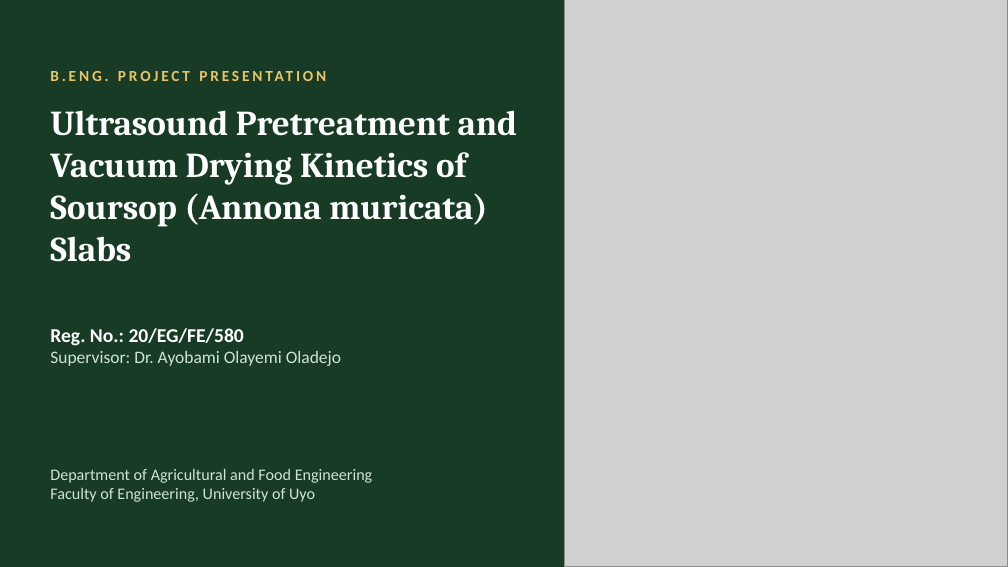
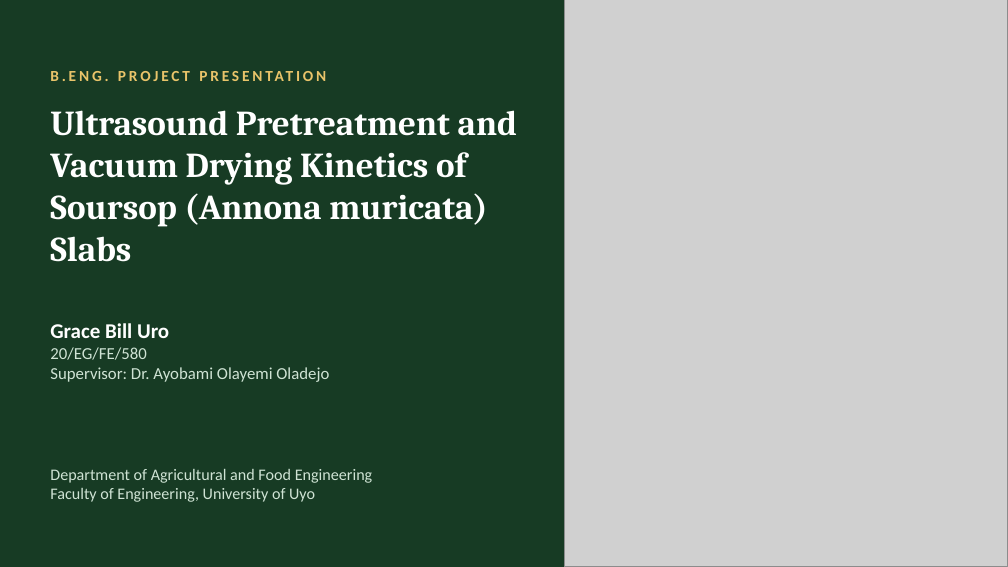
Before and after one commit to BlissNathan1305/turbo-waddle, a slide deck: slide 1 of thesis-presentations/Soursop_Ultrasound_Vacuum_Drying.pptx. Drawn at 1008x567 pixels with LibreOffice and Linux fonts; fonts in the diff are those of the drawing; grey boxes stand for pictures. Boxes give left, top, right and bottom in pixels: in the first picture for what was removed or moved away, otherwise in the second. Text is boxed around its words. In the diff, an @@ line names an element or a change of style, - is before the commit and + after.

```diff
--- a/thesis-presentations/Soursop_Ultrasound_Vacuum_Drying.pptx
+++ b/thesis-presentations/Soursop_Ultrasound_Vacuum_Drying.pptx
@@ text at <box>50,323,169,360</box>: text changed; size 14 to 15 pt @@
-Reg. No.: 20/EG/FE/580
+Grace Bill Uro
+20/EG/FE/580
@@ text at <box>50,367,329,382</box>: size 12.5 to 12 pt in "Supervisor: Dr. Ayobami Olayemi Oladejo" @@
```
Also in this commit, not shown: 1 other file.
